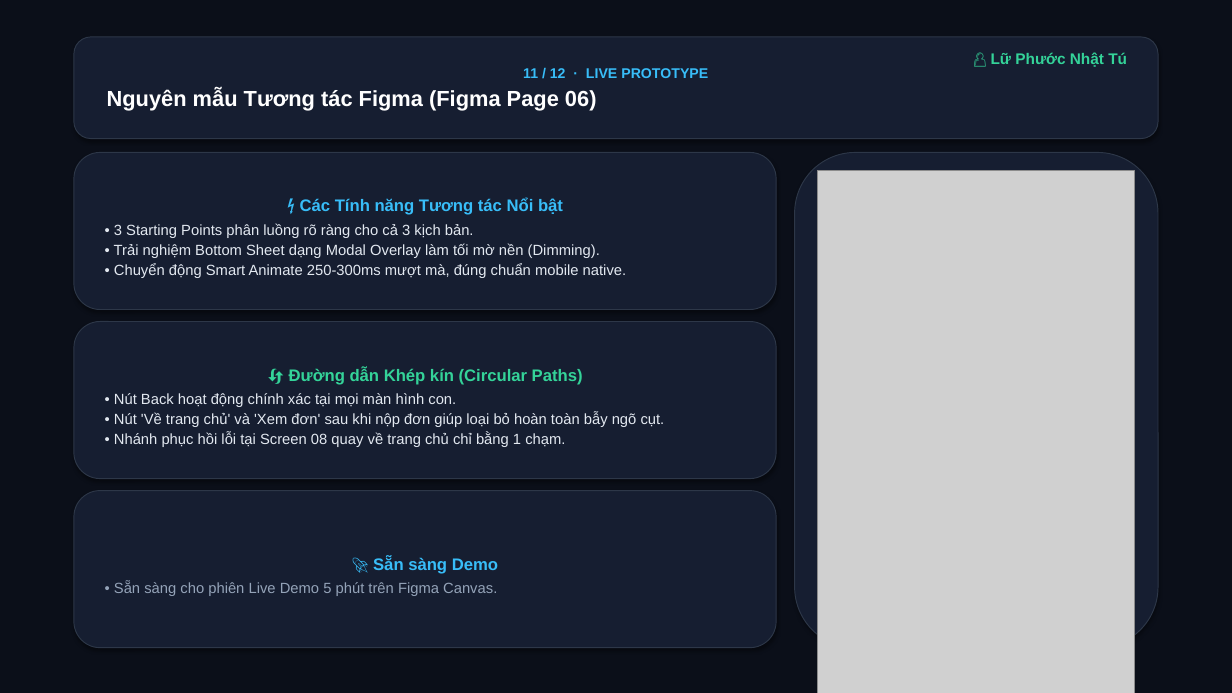
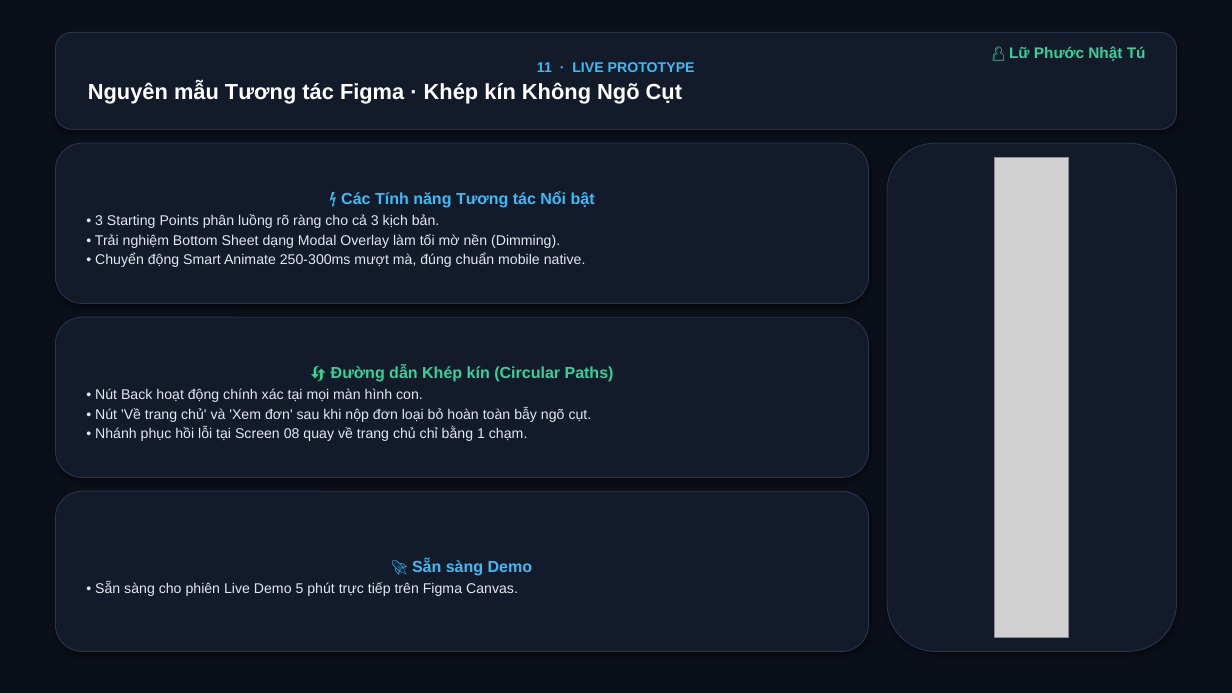
Before and after one commit to LuTu-2004/prm323-lab2-group4, a slide deck: slide 11 of docs/PRM323_Lab2_Nhom4_Slides.pptx. Drawn at 1232x693 pixels with LibreOffice and Linux fonts; fonts in the diff are those of the drawing; grey boxes stand for pictures. Boxes give left, top, right and bottom in pixels: in the first picture for what was removed or moved away, otherwise in the second. Text is boxed around its words. In the diff, an @@ line names an element or a change of style, - is before the commit and + after.

Commit message:
fix(docs): perfect image aspect ratios, prevent cutoffs, and provide wide showcase for 8 screens

```diff
--- a/docs/PRM323_Lab2_Nhom4_Slides.pptx
+++ b/docs/PRM323_Lab2_Nhom4_Slides.pptx
@@ rounded rectangle "11 · LIVE PROTOTYPE": place and size @@
-rounded rectangle "11 · LIVE PROTOTYPE" at [74, 37, 1158, 139]
+rounded rectangle "11 · LIVE PROTOTYPE" at [55, 32, 1177, 129]
@@ text "👤 Lữ Phước Nhật Tú": place and size @@
-text "👤 Lữ Phước Nhật Tú" at [991, 52, 1127, 67]
+text "👤 Lữ Phước Nhật Tú" at [1009, 46, 1146, 61]
@@ text in rounded rectangle at [88, 62, 695, 104]: text changed @@
-11 / 12 · LIVE PROTOTYPE
-Nguyên mẫu Tương tác Figma (Figma Page 06)
+11 · LIVE PROTOTYPE
+Nguyên mẫu Tương tác Figma · Khép kín Không Ngõ Cụt
@@ rounded rectangle "⚡ Các Tính năng Tương ...": place and size @@
-rounded rectangle "⚡ Các Tính năng Tương ..." at [74, 152, 776, 310]
+rounded rectangle "⚡ Các Tính năng Tương ..." at [55, 143, 869, 303]
@@ rounded rectangle "⚡ Các Tính năng Tương ..." at [55, 143, 869, 303]: size 13 to 12.5 pt in "⚡ Các Tính năng Tương tác Nổi ..."; size 11.5 to 11 pt in "• 3 Starting Points phân luồng rõ ...", "• Trải nghiệm Bottom Sheet dạng Modal ...", "• Chuyển động Smart Animate 250-300ms mượt ..."; less space between paragraphs; fill #161E31 to #131A2A; outline #2D3748 0.75 pt to #28344B 0.75 pt @@
@@ fill #161E31 to #131A2A; outline #2D3748 0.75 pt to #28344B 0.75 pt in 4 elements at [55, 317, 869, 477], [55, 492, 869, 652], [55, 32, 1177, 129], [887, 143, 1177, 652] @@
@@ rounded rectangle: place and size @@
-rounded rectangle at [795, 152, 1158, 648]
+rounded rectangle at [887, 143, 1177, 652]
@@ picture: place and size @@
-picture at [818, 171, 1135, 693]
+picture at [995, 157, 1069, 638]
@@ rounded rectangle "🔄 Đường dẫn Khép kín ...": place and size @@
-rounded rectangle "🔄 Đường dẫn Khép kín ..." at [74, 322, 776, 479]
+rounded rectangle "🔄 Đường dẫn Khép kín ..." at [55, 317, 869, 477]
@@ text in rounded rectangle at [95, 365, 614, 441]: size 13 to 12.5 pt in "🔄 Đường dẫn Khép kín (Circular Paths)"; size 11.5 to 11 pt in "• Nút Back hoạt động chính xác ...", "• Nhánh phục hồi lỗi tại Screen ..."; less space between paragraphs @@
@@ text in rounded rectangle at [95, 407, 592, 422]: text changed; size 11.5 to 11 pt @@
-• Nút 'Về trang chủ' và 'Xem đơn' sau khi nộp đơn giúp loại bỏ hoàn toàn bẫy ngõ cụt.
+• Nút 'Về trang chủ' và 'Xem đơn' sau khi nộp đơn loại bỏ hoàn toàn bẫy ngõ cụt.
@@ rounded rectangle "🚀 Sẵn sàng Demo": place and size @@
-rounded rectangle "🚀 Sẵn sàng Demo" at [74, 491, 776, 648]
+rounded rectangle "🚀 Sẵn sàng Demo" at [55, 492, 869, 652]
@@ text in rounded rectangle at [412, 558, 533, 575]: size 13 to 12.5 pt in "🚀 Sẵn sàng Demo"; less space between paragraphs @@
@@ text in rounded rectangle at [95, 581, 518, 596]: text changed; size 11.5 to 11 pt; text colour #94A3B8 to #E2E8F0 @@
-• Sẵn sàng cho phiên Live Demo 5 phút trên Figma Canvas.
+• Sẵn sàng cho phiên Live Demo 5 phút trực tiếp trên Figma Canvas.
```
Also in this commit, not shown: 11 other slides changed, 1 other file.
